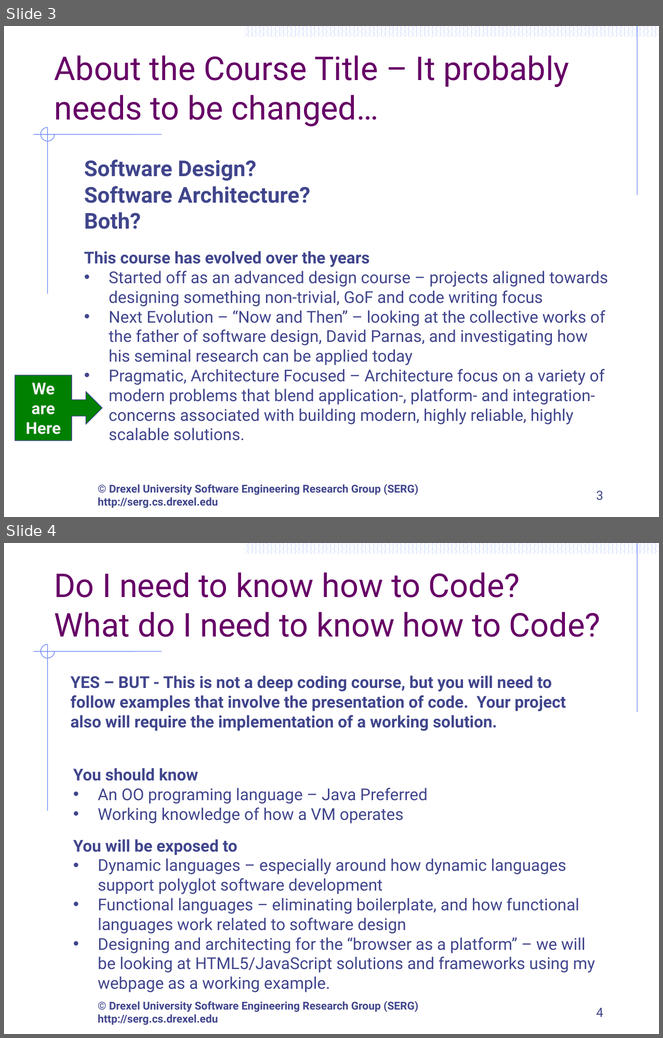
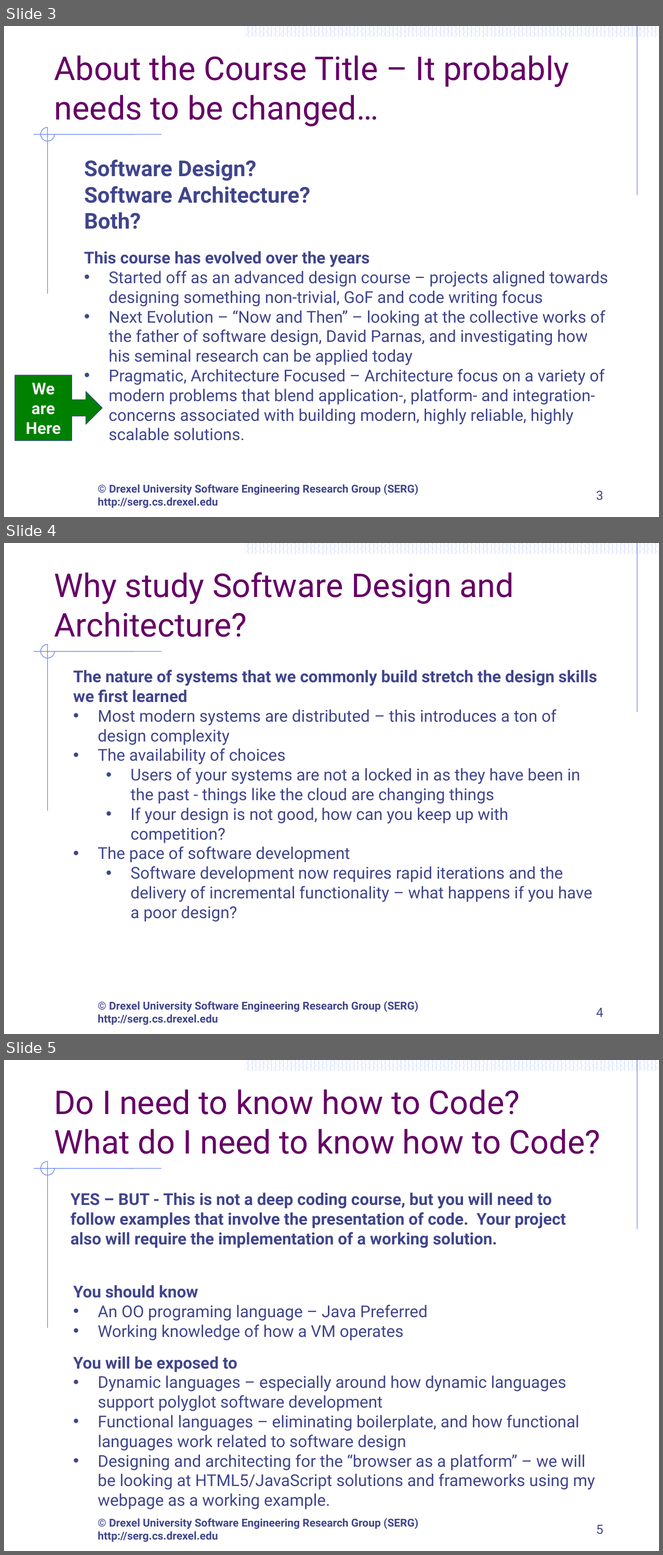
Before and after one commit to ArchitectingSoftware/CS575-SoftwareDesign, a slide deck: Lectures/M1-CourseOverview.pptx. Shown one above the other, each under a label of ours: slides 3 and 4 before the commit, slides 3, 4 and 5 after it. The pictures are 663x1038 and 663x1555 pixels, drawn with LibreOffice and Linux fonts; fonts in the diff are those of the drawing; background and template pictures are left out. Boxes give left, top, right and bottom in pixels: in the first picture for what was removed or moved away, otherwise in the second. Text is boxed around its words. In the diff, an @@ line names an element or a change of style, - is before the commit and + after.

```diff
--- a/Lectures/M1-CourseOverview.pptx
+++ b/Lectures/M1-CourseOverview.pptx
@@ slide 4 added at <box>4,543,659,1034</box>, background #FFFFFF; not listed: 57 template elements that a slide beside it also shows @@
@@ title added at <box>54,572,514,637</box>, 36 pt, text #660066 @@
+Why study Software Design and Architecture?
@@ text added at <box>73,670,597,922</box>, 18 pt, text #40458C @@
+The nature of systems that we commonly build stretch the design skills we first learned
+• Most modern systems are distributed – this introduces a ton of design complexity
+• The availability of choices
+  • Users of your systems are not a locked in as they have been in the past - things like the cloud are changing things
+  • If your design is not good, how can you keep up with competition?
+• The pace of software development
+  • Software development now requires rapid iterations and the delivery of incremental functionality – what happens if you have a poor design?
@@ page number added at <box>596,1008,604,1017</box>, 14 pt, text #40458C @@
+4
@@ what was slide 4 is now slide 5 @@
@@ page number at <box>596,1525,604,1535</box>: text changed @@
-4
+5
```
Also in this commit, not shown: 5 slides changed, 6 other slides added, 1 slide removed, 1 other file.
